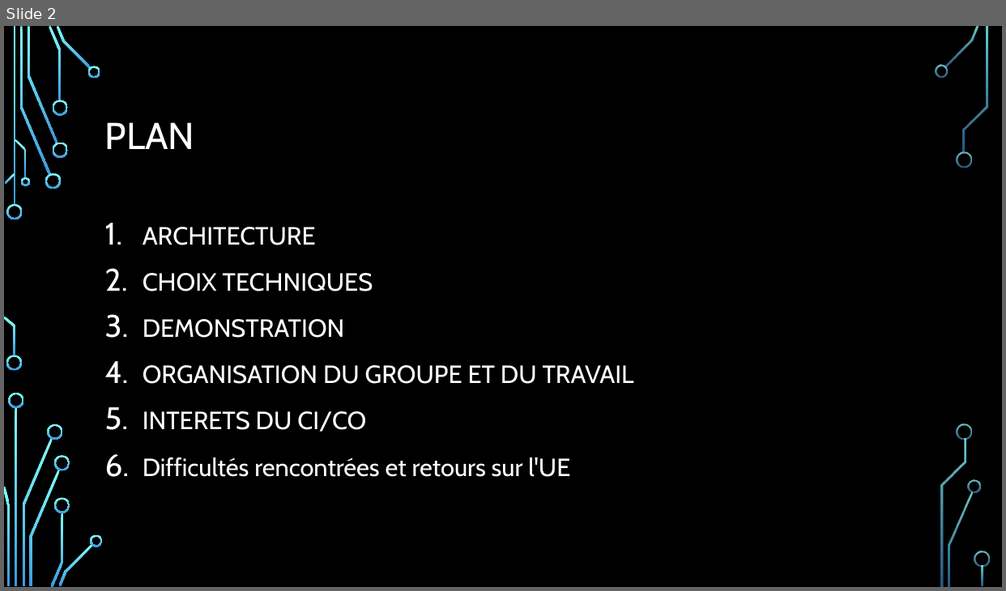
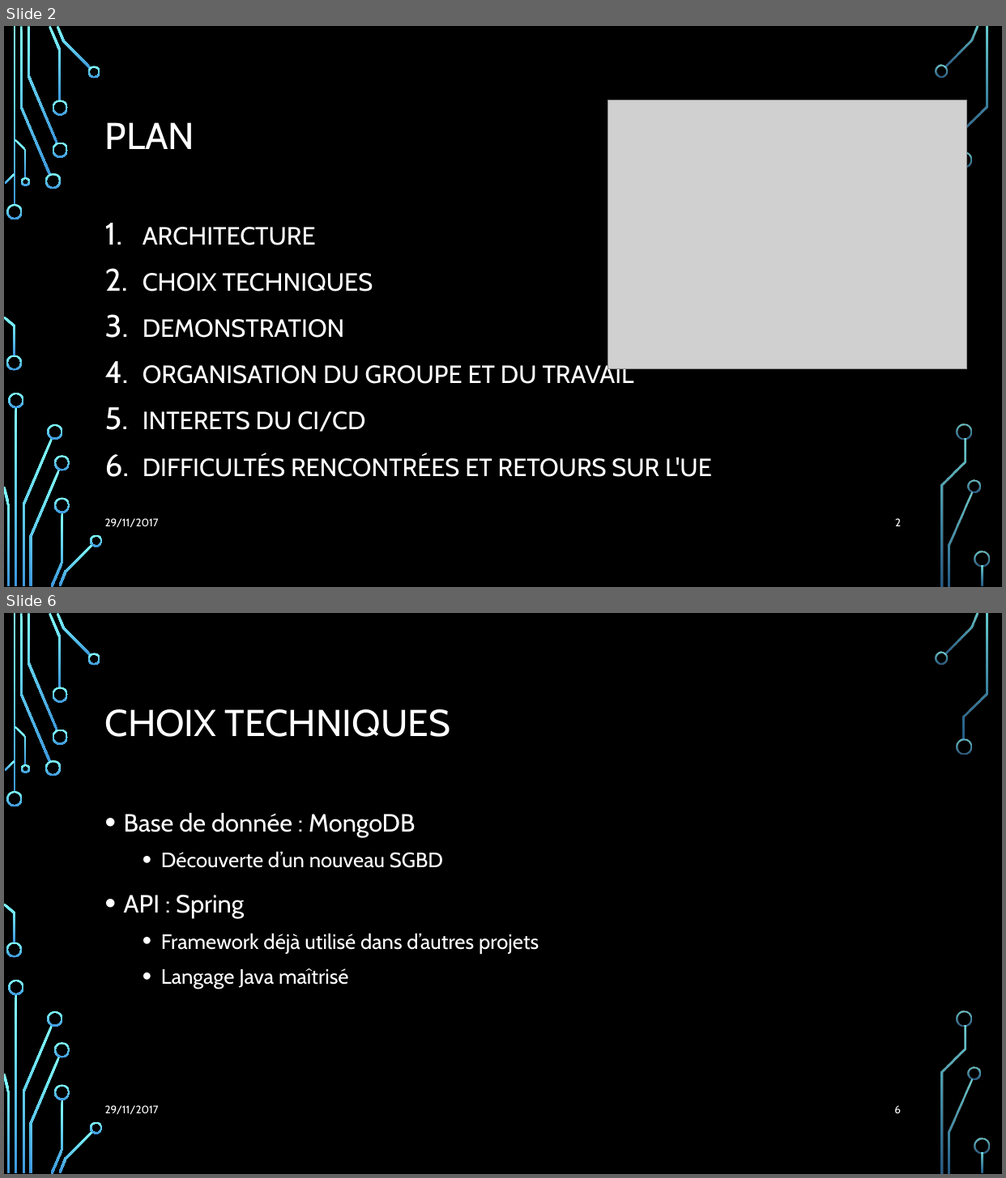
Before and after one commit to Julienbtn/cloud-project-equipe-7, a slide deck: Presentation Cloud.pptx. Shown one above the other, each under a label of ours: slide 2 before the commit, slides 2 and 6 after it; the slides between them are not shown. The pictures are 1006x591 and 1006x1178 pixels, drawn with LibreOffice and Linux fonts; fonts in the diff are those of the drawing; grey boxes stand for pictures; background and template pictures are left out. Boxes give left, top, right and bottom in pixels: in the first picture for what was removed or moved away, otherwise in the second. Text is boxed around its words. In the diff, an @@ line names an element or a change of style, - is before the commit and + after.

```diff
--- a/Presentation Cloud.pptx
+++ b/Presentation Cloud.pptx
@@ slide 6 added at (4,613,1002,1174), background picture (left out); not listed: 36 template elements that a slide beside it also shows @@
@@ title added at (105,709,450,737), 36 pt, text #FFFFFF @@
+CHOIX TECHNIQUES
@@ text added at (124,813,539,989), 20 pt, text #FFFFFF @@
+• Base de donnée : MongoDB
+  • Découverte d’un nouveau SGBD
+• API : Spring
+  • Framework déjà utilisé dans d’autres projets
+  • Langage Java maîtrisé
@@ text added at (105,1105,159,1114), 10.5 pt, text #FFFFFF @@
+29/11/2017
@@ page number added at (894,1105,901,1114), 10.5 pt, text #FFFFFF @@
+6
@@ slide 2 changed as well @@
@@ picture added at (608,100,967,369) @@
@@ text at (143,412,712,477): text changed @@
-5. INTERETS DU CI/CO
-6. Difficultés rencontrées et retours sur l'UE
+5. INTERETS DU CI/CD
+6. DIFFICULTÉS RENCONTRÉES ET RETOURS SUR L'UE
@@ text added at (105,518,159,527), 10.5 pt, text #FFFFFF @@
+29/11/2017
@@ page number added at (895,518,901,527), 10.5 pt, text #FFFFFF @@
+2
```
Also in this commit, not shown: 3 other slides changed, 8 other slides added, 4 slides removed, 2 other files.
